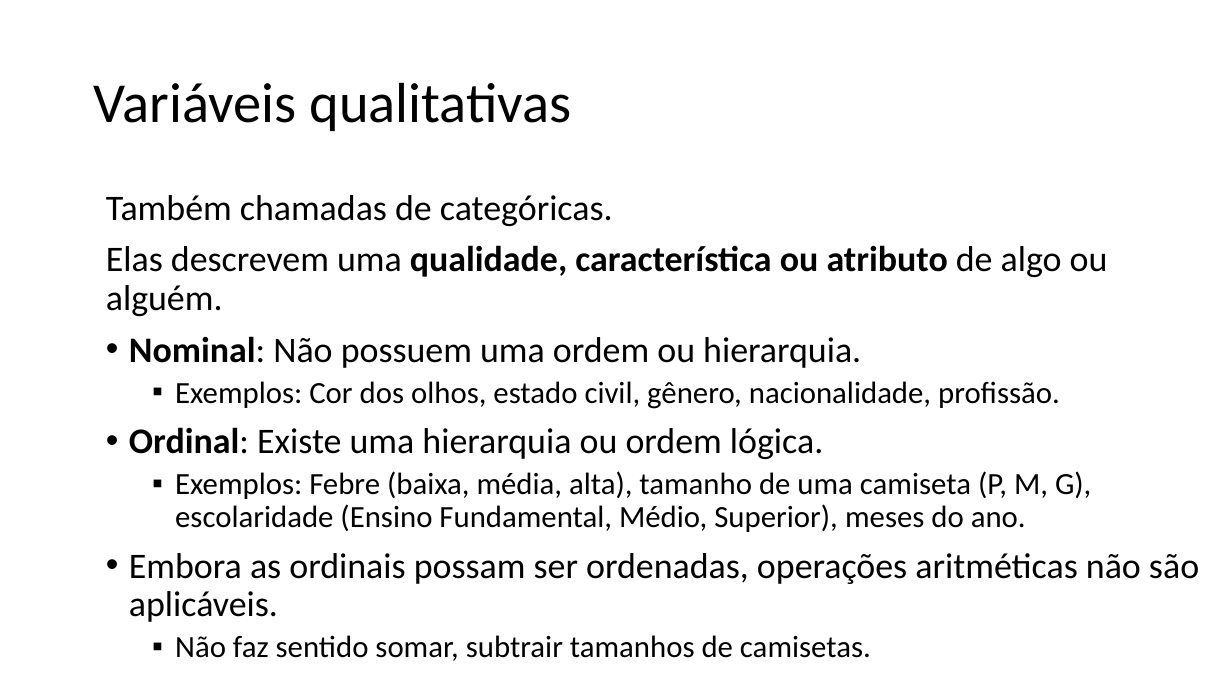
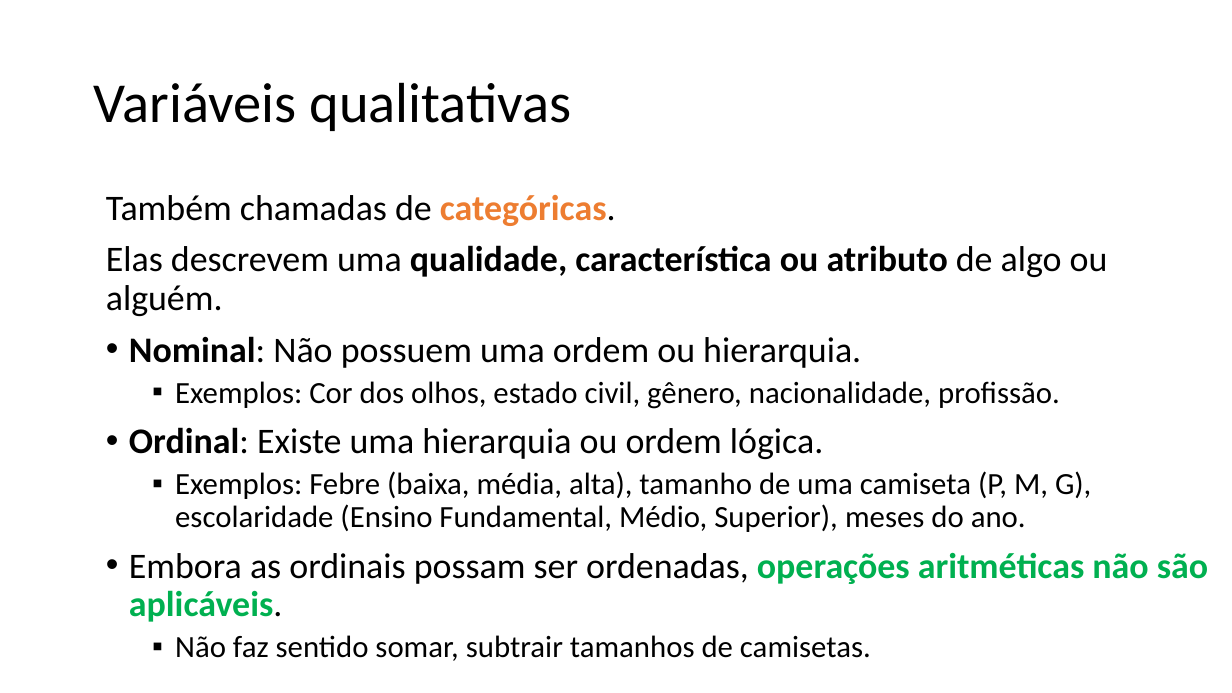
Before and after one commit to zz4fap/c24_inteligencia_artificial, a slide deck: slide 10 of slides/C24_EDA.pptx (slide 9 before the commit). Drawn at 1232x693 pixels with LibreOffice and Linux fonts; fonts in the diff are those of the drawing. Boxes give left, top, right and bottom in pixels: in the first picture for what was removed or moved away, otherwise in the second. Text is boxed around its words. In the diff, an @@ line names an element or a change of style, - is before the commit and + after.

```diff
--- a/slides/C24_EDA.pptx
+++ b/slides/C24_EDA.pptx
@@ text at <box>106,195,1208,622</box>: text colour #000000 to #ED7D31 in "categóricas."; bold on in "categóricas.", "operações aritméticas não são aplicáveis."; text colour #000000 to #00B050 in "operações aritméticas não são aplicáveis." @@
```
Also in this commit, not shown: 16 other slides changed, 3 slides added, 1 other file.
